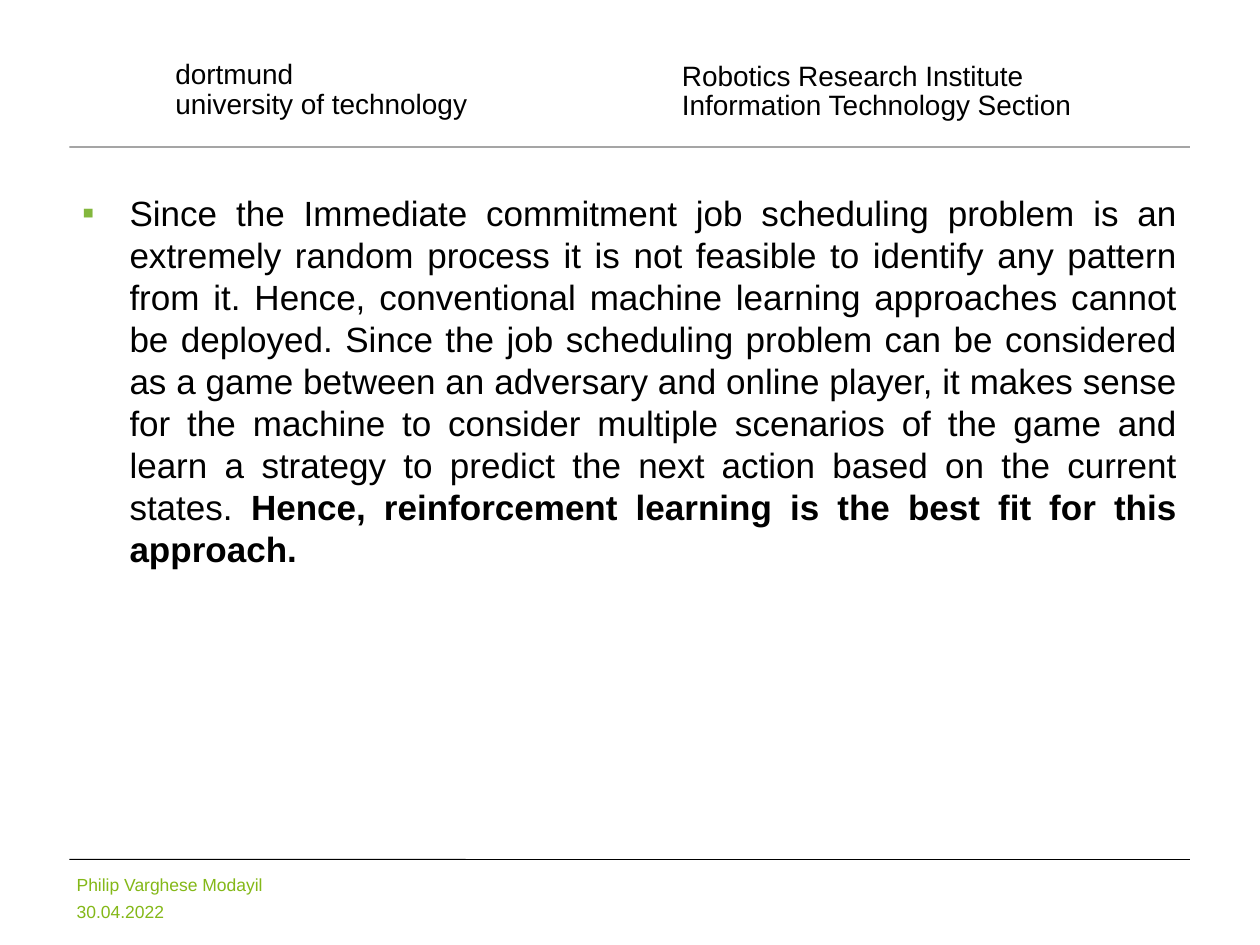
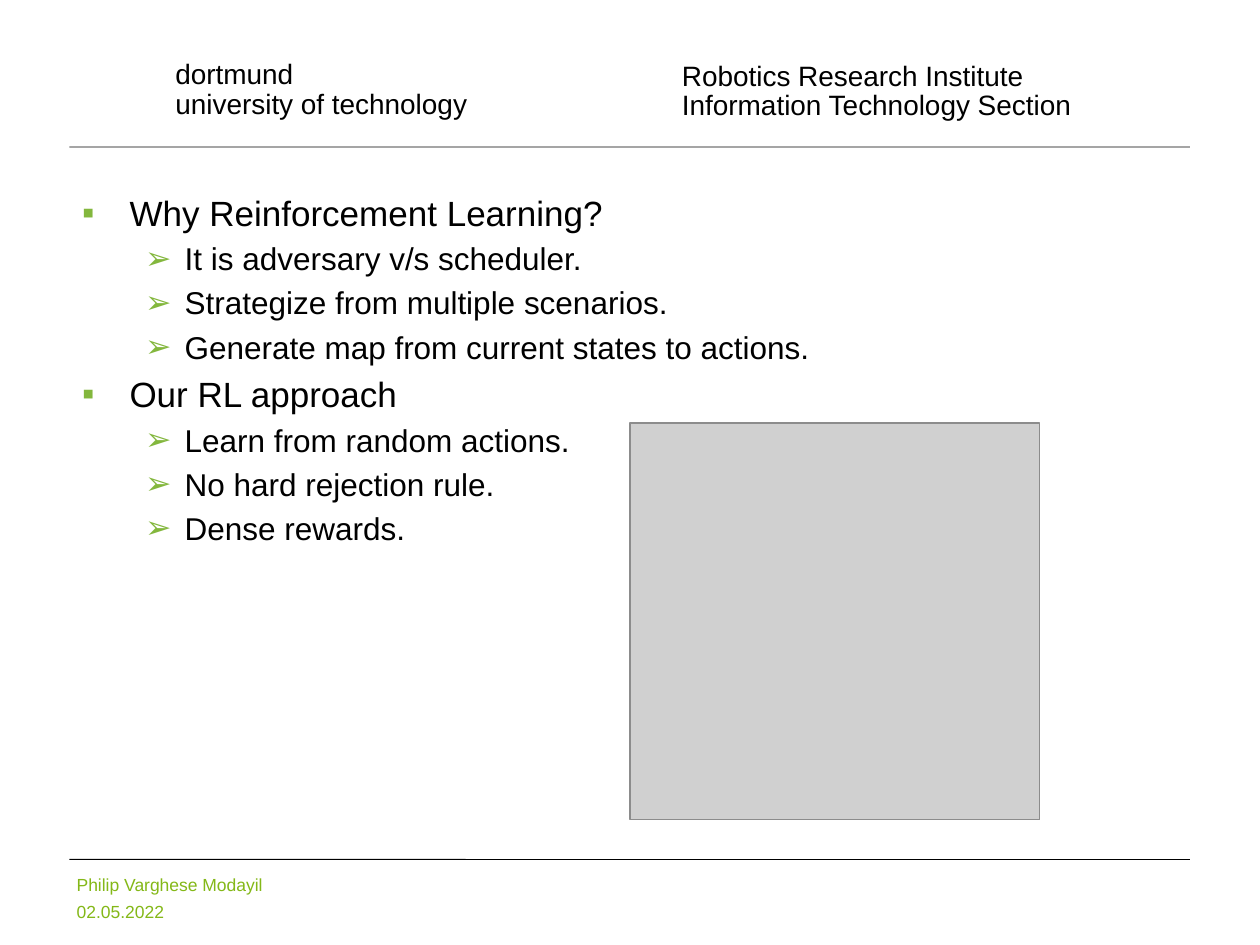
Before and after one commit to pvmodayil/Online-Immediate-Commitment-Job-Scheduling-A-Machine-Learning-Approach, a slide deck: slide 9 of Online Immediate Commitment Job Scheduling A Machine Learning Approach.pptx (slide 7 before the commit). Drawn at 1260x945 pixels with LibreOffice and Linux fonts; fonts in the diff are those of the drawing; grey boxes stand for pictures; background and template pictures are left out. Boxes give left, top, right and bottom in pixels: in the first picture for what was removed or moved away, otherwise in the second. Text is boxed around its words. In the diff, an @@ line names an element or a change of style, - is before the commit and + after.

```diff
--- a/Online Immediate Commitment Job Scheduling A Machine Learning Approach.pptx
+++ b/Online Immediate Commitment Job Scheduling A Machine Learning Approach.pptx
@@ text at (x1=130, y1=200, x2=809, y2=541): text changed; size 20 to 18 pt @@
-▪ Since the Immediate commitment job scheduling problem is an extremely random process it is not feasible to identify any pattern from it. Hence, conventional machine learning approaches cannot be deployed. Since the job scheduling problem can be considered as a game between an adversary and online player, it makes sense for the machine to consider multiple scenarios of the game and learn a strategy to predict the next action based on the current states. Hence, reinforcement learning is the best fit for this approach.
+▪ Why Reinforcement Learning?
+  ➢ It is adversary v/s scheduler.
+  ➢ Strategize from multiple scenarios.
+  ➢ Generate map from current states to actions.
+▪ Our RL approach
+  ➢ Learn from random actions.
+  ➢ No hard rejection rule.
+  ➢ Dense rewards.
@@ picture added at (x1=630, y1=423, x2=1040, y2=820) @@
@@ text at (x1=77, y1=905, x2=164, y2=918): text changed @@
-30.04.2022
+02.05.2022
```
Also in this commit, not shown: 23 other slides changed, 10 slides added, 8 slides removed.
